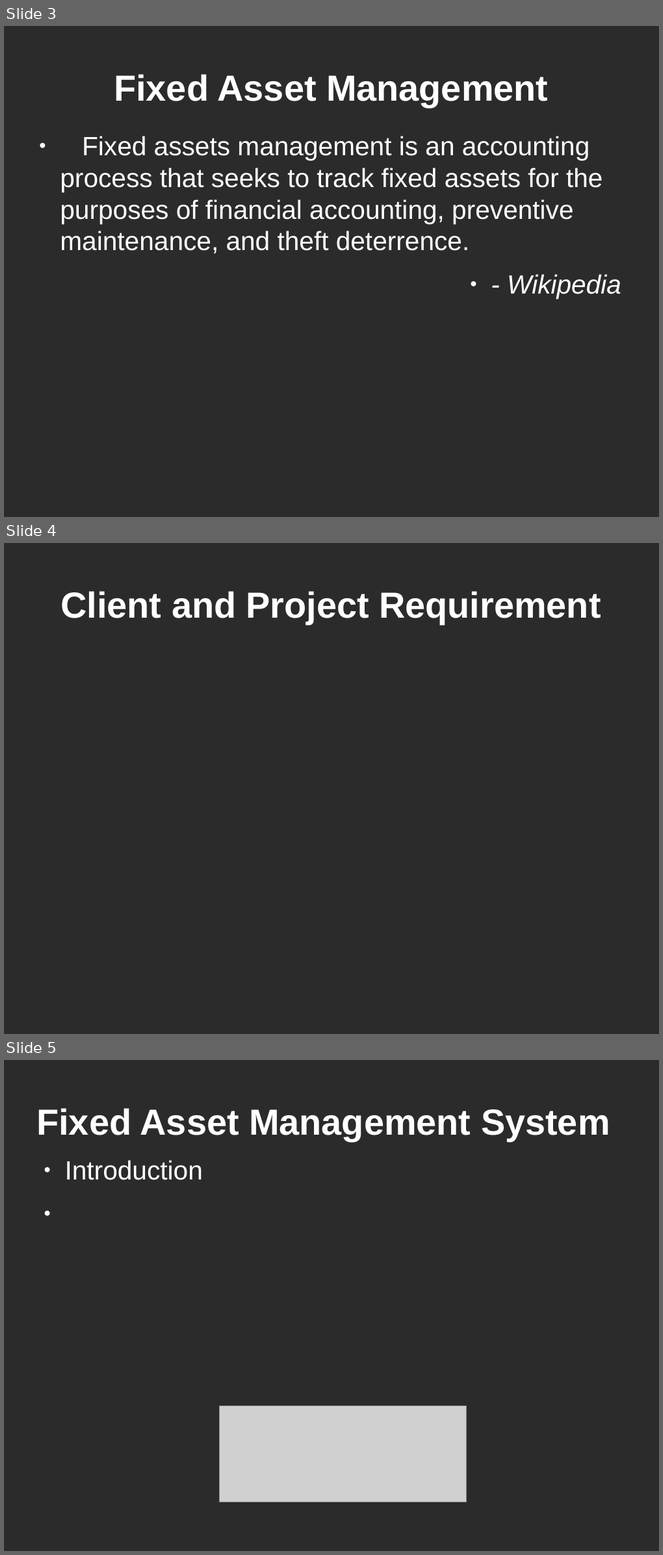
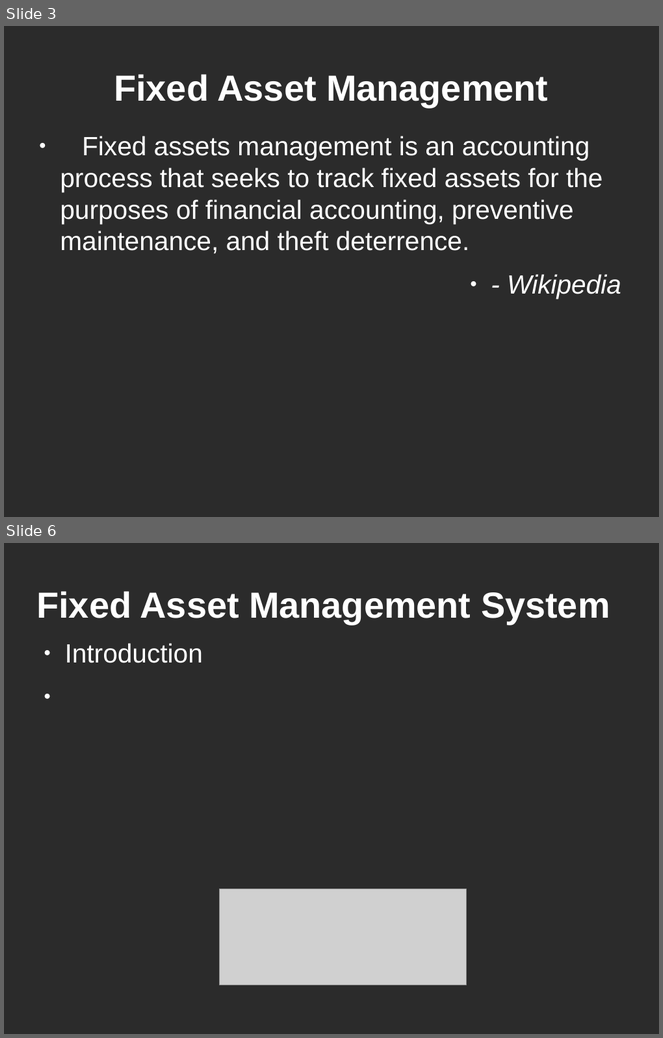
Before and after one commit to kind-technologies/FAMS, a slide deck: docs/presentation.odp. Shown one above the other, each under a label of ours: slides 3, 4 and 5 before the commit, slides 3 and 6 after it; the slides between them are not shown. The pictures are 663x1555 and 663x1038 pixels, drawn with LibreOffice and Linux fonts; fonts in the diff are those of the drawing; grey boxes stand for pictures; background and template pictures are left out; a plain dark background stands for a picture behind light text. Boxes give left, top, right and bottom in pixels: in the first picture for what was removed or moved away, otherwise in the second. Text is boxed around its words. In the diff, an @@ line names an element or a change of style, - is before the commit and + after.

```diff
--- a/docs/presentation.odp
+++ b/docs/presentation.odp
@@ slide 4 removed at [4, 543, 659, 1034], background picture (left out) @@
@@ title removed at [61, 591, 601, 624] @@
-Client and Project Requirement
@@ what was slide 5 is now slide 6 @@
```
Also in this commit, not shown: 1 slide changed, 2 slides added.
